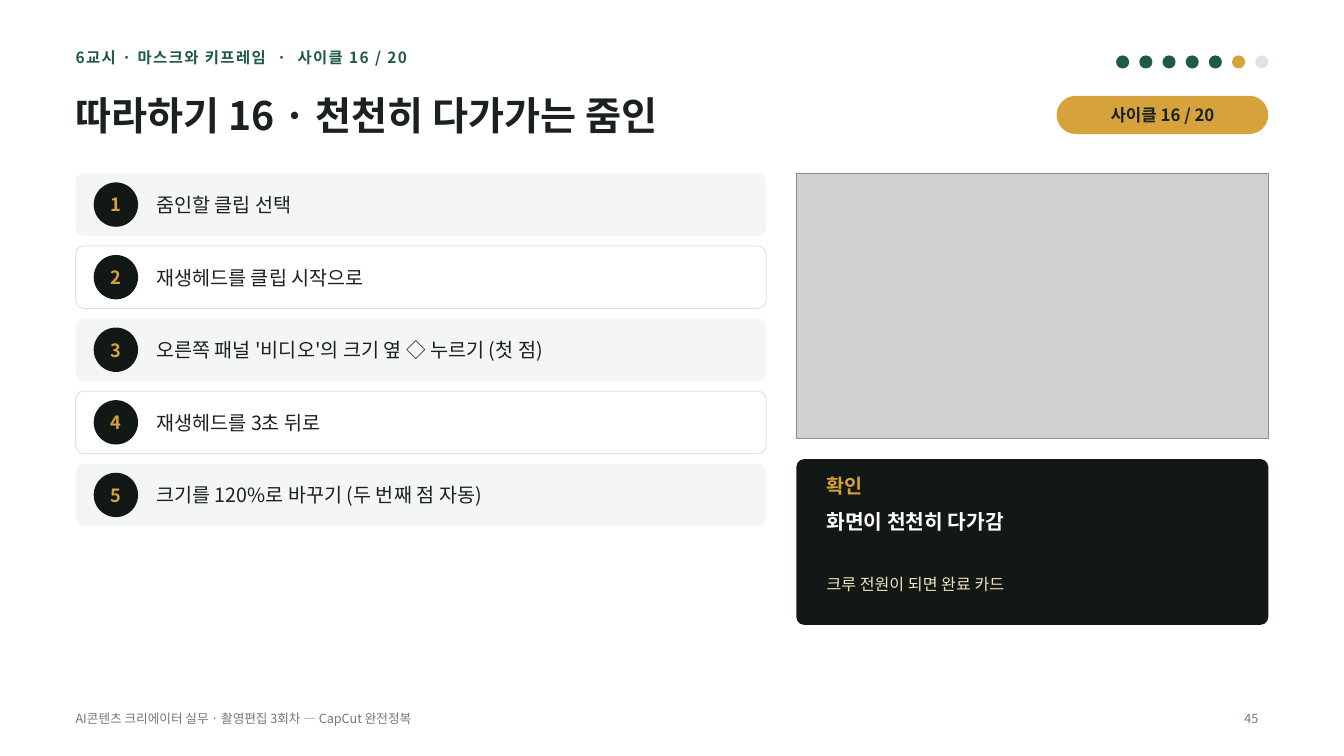
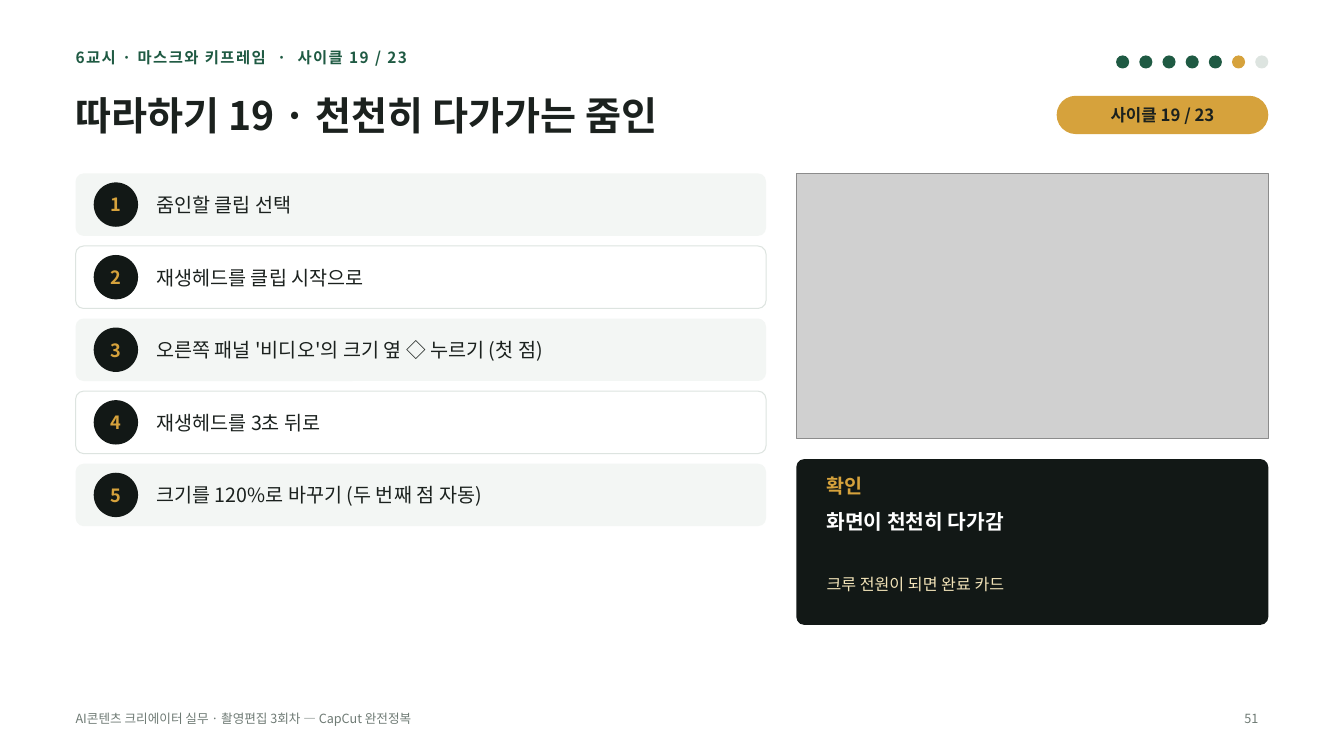
Before and after one commit to yujida/MARUBIT, a slide deck: slide 51 of lectures/03/3회차_CapCut완전정복_슬라이드.pptx (slide 45 before the commit). Drawn at 1344x756 pixels with LibreOffice and Linux fonts; fonts in the diff are those of the drawing; grey boxes stand for pictures. Boxes give left, top, right and bottom in pixels: in the first picture for what was removed or moved away, otherwise in the second. Text is boxed around its words. In the diff, an @@ line names an element or a change of style, - is before the commit and + after.

```diff
--- a/lectures/03/3회차_CapCut완전정복_슬라이드.pptx
+++ b/lectures/03/3회차_CapCut완전정복_슬라이드.pptx
@@ text at (76,50,407,65): text changed @@
-6교시 · 마스크와 키프레임 · 사이클 16 / 20
+6교시 · 마스크와 키프레임 · 사이클 19 / 23
@@ title at (76,97,658,134): text changed @@
-따라하기 16 · 천천히 다가가는 줌인
+따라하기 19 · 천천히 다가가는 줌인
@@ text at (1111,107,1215,123): text changed @@
-사이클 16 / 20
+사이클 19 / 23
@@ page number at (1244,714,1258,723): text changed @@
-45
+51
```
Also in this commit, not shown: 26 other slides changed, 7 slides added, 1 slide removed, 2 other files.
